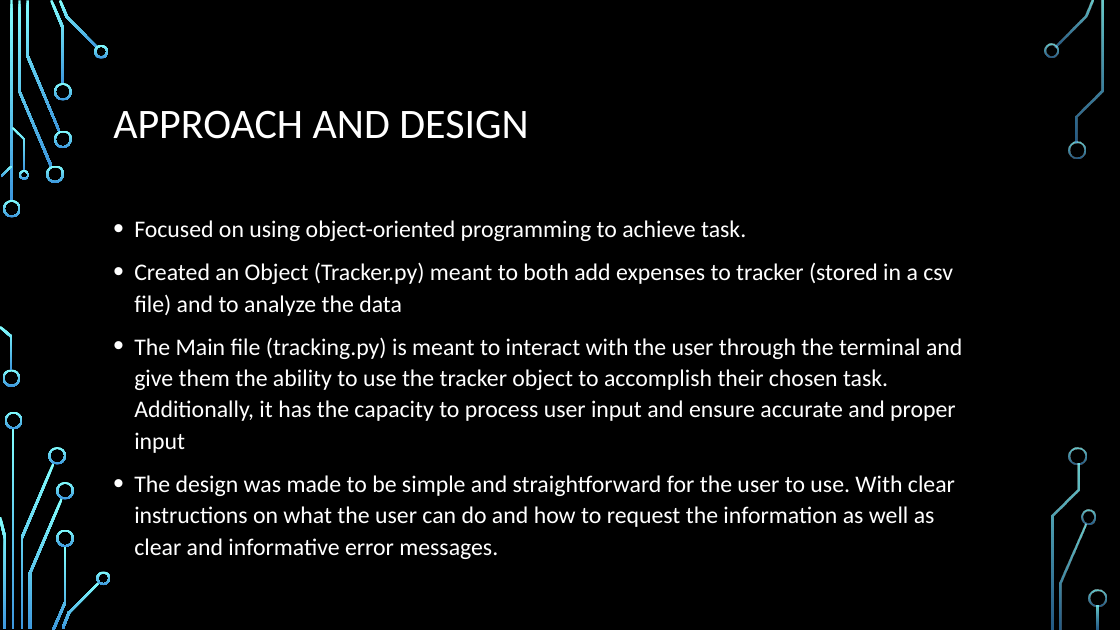
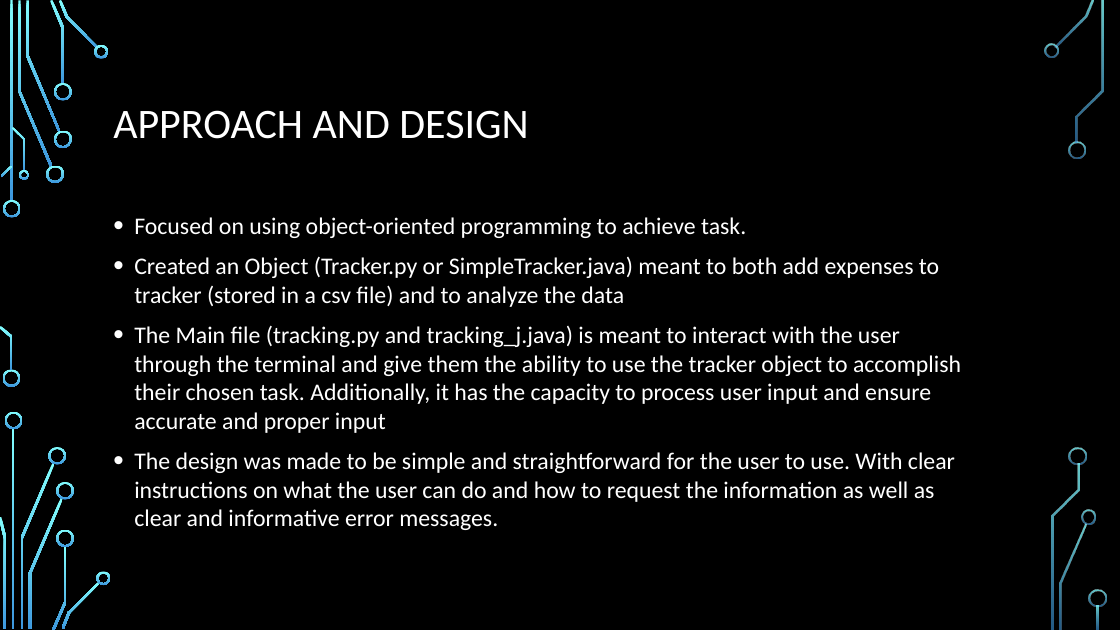
Before and after one commit to teal4lk/Simple-Expense-tracker, a slide deck: slide 2 of Simple Express Tracker Overview.pptx. Drawn at 1120x630 pixels with LibreOffice and Linux fonts; fonts in the diff are those of the drawing; background and template pictures are left out. Boxes give left, top, right and bottom in pixels: in the first picture for what was removed or moved away, otherwise in the second. Text is boxed around its words. In the diff, an @@ line names an element or a change of style, - is before the commit and + after.

Commit message:
updated powerpoint to explain changes and implementation within Java code

```diff
--- a/Simple Express Tracker Overview.pptx
+++ b/Simple Express Tracker Overview.pptx
@@ text at (134,217,955,530): line spacing 1.1 to 1 @@
@@ text at (134,256,961,433): text changed @@
-• Created an Object (Tracker.py) meant to both add expenses to tracker (stored in a csv file) and to analyze the data
-• The Main file (tracking.py) is meant to interact with the user through the terminal and give them the ability to use the tracker object to accomplish their chosen task. Additionally, it has the capacity to process user input and ensure accurate and proper input
+• Created an Object (Tracker.py or SimpleTracker.java) meant to both add expenses to tracker (stored in a csv file) and to analyze the data
+• The Main file (tracking.py and tracking_j.java) is meant to interact with the user through the terminal and give them the ability to use the tracker object to accomplish their chosen task. Additionally, it has the capacity to process user input and ensure accurate and proper input
```
Also in this commit, not shown: 1 other slide changed.
